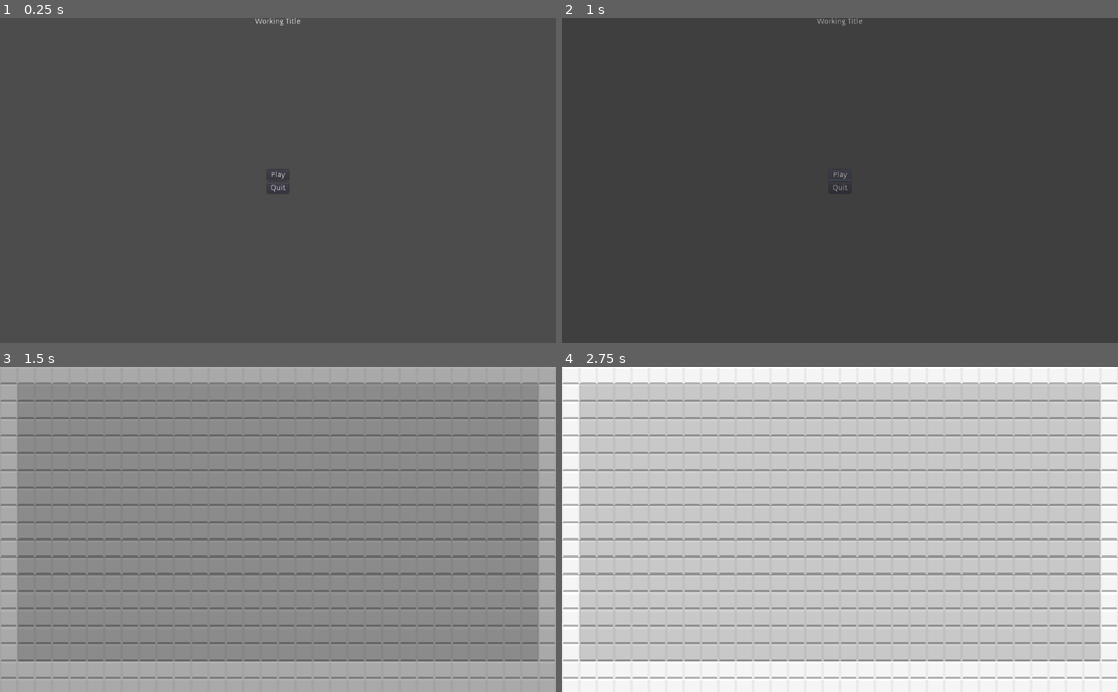
Above: before the commit, frames 1-4 (two rows, left to right).
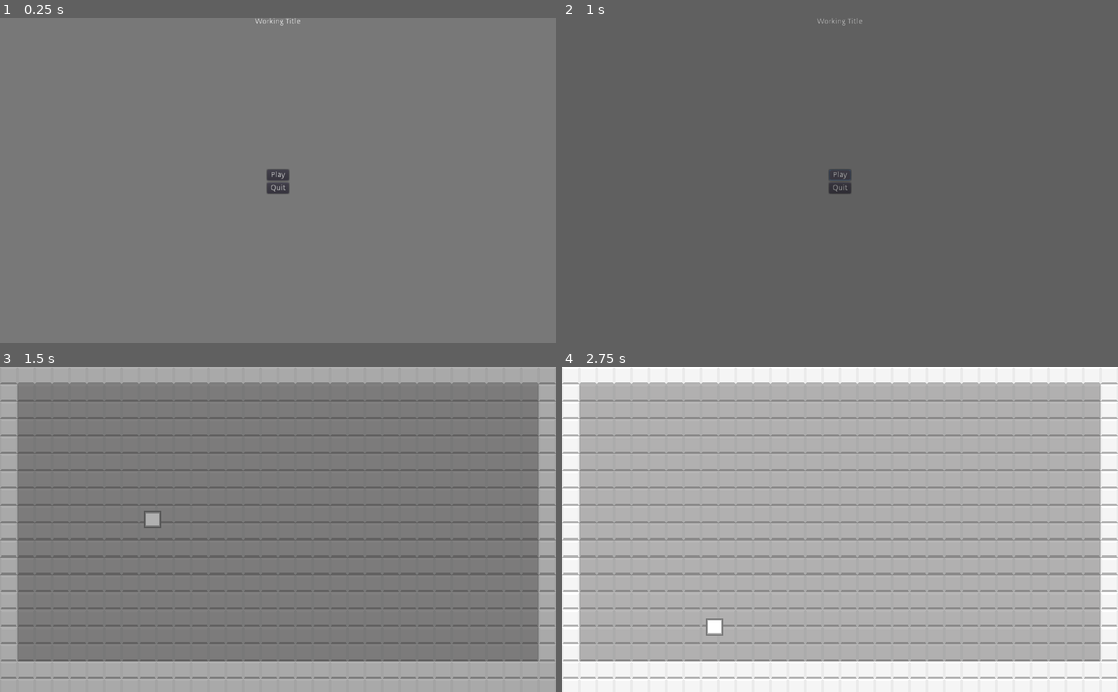
Above: after the commit, the same moments.

Repository: dawnwilson/GDevelopGameJam1
Game: Godot game, scene res://Src/Screens/MainScreen.tscn
Same seed, same stepped clock (60 frames per second), same inputs: the game is played once before the commit and once after it.
Inputs (mouse positions are in pixels of both pictures, inside the frame that each line leads up to):
- Up to frame 1 (0.25 s): no input
- Up to frame 2 (1 s): click "Play" at 0.5 s
- Up to frame 3 (1.5 s): click "Play" at 1.25 s
- Up to frame 4 (2.75 s): move the mouse to (962, 513) at 2.02 s; click (962, 513) at 2.17 s

The runs differ from the first frame. In frame 1, 100% of the frame differs, in the area x 0-100%, y 0-100%; in frame 2, 100%; in frame 3, 0.1%; in frame 4, 9.2%.

Commit message:
Fixed BGtiled to show properly. Added Level script for handling grabbing items to Level 1. Added items to Level 1 for testing.

Diff:
--- /dev/null
+++ b/Level.gd
@@ -0,0 +1,22 @@
+extends Node2D
+
+var held_object = null
+
+
+
+func _ready():
+	for node in get_tree().get_nodes_in_group("pickable"):
+		node.connect("clicked", self, "_on_pickable_clicked")
+
+
+func _on_pickable_clicked(object):
+	if !held_object:
+		held_object = object
+		held_object.pickup()
+
+
+func _unhandled_input(event):
+	if event is InputEventMouseButton and event.button_index == BUTTON_LEFT:
+		if held_object and !event.pressed:
+			held_object.drop(Input.get_last_mouse_speed())
+			held_object = null
--- a/Src/Levels/Level01.tscn
+++ b/Src/Levels/Level01.tscn
@@ -1,7 +1,9 @@
-[gd_scene load_steps=5 format=2]
+[gd_scene load_steps=7 format=2]
 
 [ext_resource path="res://Assets/Surface.png" type="Texture" id=1]
 [ext_resource path="res://Src/UI/BGtiled.tscn" type="PackedScene" id=2]
+[ext_resource path="res://Src/Items/Square.tscn" type="PackedScene" id=3]
+[ext_resource path="res://Level.gd" type="Script" id=4]
 
 [sub_resource type="ConvexPolygonShape2D" id=1]
 points = PoolVector2Array( 32, 32, 0, 32, 0, 0, 32, 0 )
@@ -30,11 +32,13 @@
 0/z_index = 0
 
 [node name="Level01" type="Node2D"]
+script = ExtResource( 4 )
 
 [node name="BGtiled" parent="." instance=ExtResource( 2 )]
+modulate = Color( 0.258824, 1, 0, 0.239216 )
 margin_right = 1024.0
 margin_bottom = 600.0
-color = Color( 0.819608, 0.815686, 0.815686, 1 )
+color = Color( 0.819608, 0.815686, 0.815686, 0.705882 )
 
 [node name="Boundaries" type="Node2D" parent="."]
 
@@ -43,3 +47,8 @@
 cell_size = Vector2( 32, 32 )
 format = 1
 tile_data = PoolIntArray( 0, 0, 0, 1, 0, 0, 2, 0, 0, 3, 0, 0, 4, 0, 0, 5, 0, 0, 6, 0, 0, 7, 0, 0, 8, 0, 0, 9, 0, 0, 10, …(2105 unchanged characters)…
+
+[node name="ItemContainer" type="Node2D" parent="."]
+
+[node name="Square" parent="ItemContainer" instance=ExtResource( 3 )]
+position = Vector2( 281, 277 )
--- a/Src/UI/BGtiled.tscn
+++ b/Src/UI/BGtiled.tscn
@@ -8,6 +8,7 @@
 anchor_right = 1.0
 anchor_bottom = 1.0
 rect_min_size = Vector2( 1024, 600 )
+mouse_filter = 2
 texture = ExtResource( 1 )
 stretch_mode = 2
 script = ExtResource( 2 )
--- a/project.godot
+++ b/project.godot
@@ -34,4 +34,5 @@
 quality/driver/driver_name="GLES2"
 vram_compression/import_etc=true
 vram_compression/import_etc2=false
+environment/default_clear_color=Color( 0.470588, 0.470588, 0.470588, 1 )
 environment/default_environment="res://orig/default_env.tres"
